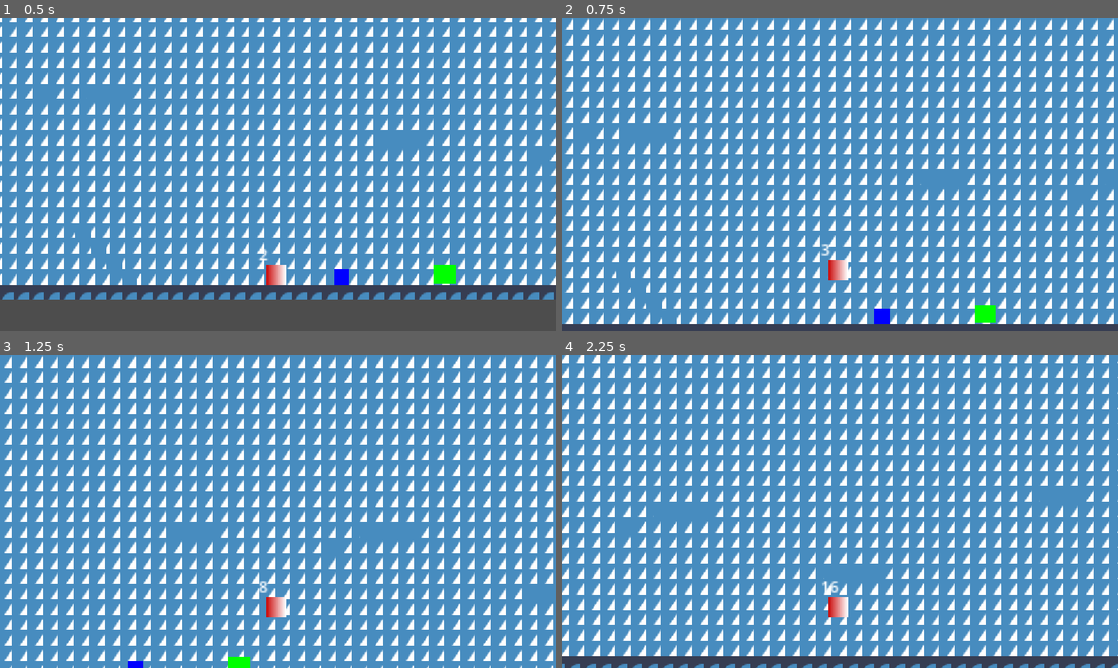
Above: before the commit, frames 1-4 (two rows, left to right).
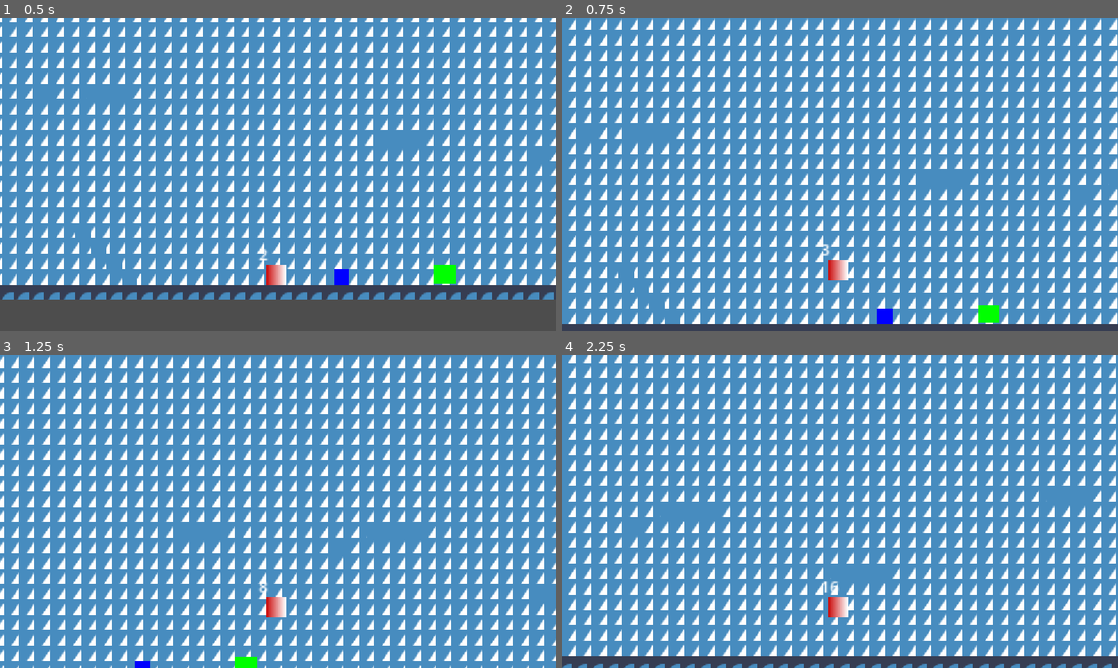
Above: after the commit, the same moments.

Repository: orfnyc/ProjectQuack2627GroupB
Game: Godot game, scene res://Gyms/Tudor/assets/scenes/main.tscn
Two runs of this game, one before a commit and one after it. Both use one fixed random seed, a clock stepped at 60 frames per second and the inputs below. The project has no main scene, so this scene is started directly. The engine's default icon, where the game draws it, is replaced by a stand-in: a white triangle on a blue panel in a dark square.
Inputs:
- Up to frame 1 (0.5 s): no input
- Up to frame 2 (0.75 s): hold Right (ui_right) from 0.53 s (still down); tap Space (ui_select) at 0.6 s
- Up to frame 3 (1.25 s): keep holding Right (ui_right); tap Space (ui_select) at 0.77, 1.07 s
- Up to frame 4 (2.25 s): tap Space (ui_select) at 1.35, 1.52, 1.82, 2.1 s; release Right (ui_right) at 2.03 s; hold Left (ui_left) from 2.03 s (still down)

Frame 1 is identical in both runs. In frame 2, 29% of the frame differs, in the area x 0-100%, y 0-98%; in frame 3, 42%; in frame 4, 43%, in the area x 0-100%, y 0-100%.

Commit message:
Got walljumping kind of working

Diff:
--- a/Gyms/Tudor/assets/scenes/player.gd
+++ b/Gyms/Tudor/assets/scenes/player.gd
@@ -12,15 +12,12 @@
 var FLOOR_DECCELERATIVE_CONSTANT = 0.1
 
 @onready var mult_label = $Label
-@onready var right_raycast: RayCast2D = $RightRayCast # Gets the RightRayCast node as a variable
-@onready var left_raycast: RayCast2D = $LeftRayCast # Same w/ LeftRayCast
-
-func touching_wall() -> bool:
-	return (right_raycast.is_colliding() or left_raycast.is_colliding()) # checks if any raycast is touching a wall
 
 func _physics_process(delta: float) -> void:
 
-	if touching_wall() and velocity.y > 0: # if a raycast is touching a wall &
+
+	ACCELERATION = abs(ACCELERATION)
+	if is_on_wall() and velocity.y > 0: # if a raycast is touching a wall &
 		CURRENT_GRAVITY *= 0.1
 	else:
 		CURRENT_GRAVITY = GRAVITY
@@ -33,33 +30,38 @@
 	if is_on_floor():
 		mult = int(mult)
 	# Handle jump.
-	if Input.is_action_just_pressed("ui_select") and (is_on_floor() or touching_wall()):
-		velocity.y = JUMP_VELOCITY
-		if touching_wall():
-			#ACCELERATION = min(1.5, ACCELERATION + ACCELERATIVE_CONSTANT)
-			if right_raycast.is_colliding():
-				velocity.x = -1 * SPEED * ACCELERATION * 10
-			if left_raycast.is_colliding():
-				velocity.x = 1 * SPEED * ACCELERATION * 10
-			print(velocity.x)
-
 	# Get the input direction and handle the movement/deceleration.
 	# As good practice, you should replace UI actions with custom gameplay actions.
 	var direction := Input.get_axis("ui_left", "ui_right")
 	if direction == 0:
 		if is_on_floor():
-			ACCELERATION -= max(0, ACCELERATION - FLOOR_DECCELERATIVE_CONSTANT)
+			ACCELERATION = max(0, ACCELERATION - FLOOR_DECCELERATIVE_CONSTANT)
 		else:
-			ACCELERATION -= max(0, ACCELERATION - ACCELERATIVE_CONSTANT)
+			ACCELERATION = max(0, ACCELERATION - ACCELERATIVE_CONSTANT)
+	elif not is_on_wall():
+		ACCELERATION = min(1.5, ACCELERATION + ACCELERATIVE_CONSTANT)
+	elif is_on_wall():
+		ACCELERATION = min(0.2, ACCELERATION + ACCELERATIVE_CONSTANT)
 
-	else:
-		ACCELERATION = min(1.5, ACCELERATION + ACCELERATIVE_CONSTANT)
+	if Input.is_action_just_pressed("ui_select") and (is_on_floor() or is_on_wall()):
+		velocity.y = JUMP_VELOCITY
+		if is_on_wall() and not is_on_floor():
+			ACCELERATION = 0.75
+			var wall_jump_direction = get_wall_normal().x
+
+			#velocity.x += SPEED * wall_jump_direction * 4
+			velocity.x = move_toward(0, wall_jump_direction * SPEED * ACCELERATION * 6, SPEED * ACCELERATION * 6)
+			print(velocity.x, " and ", is_on_wall())
+
+
 	if direction:
-		if (direction == -1 and not left_raycast.is_colliding()) or (direction == 1 and not right_raycast.is_colliding()):
+		if(is_on_wall() and direction != get_wall_normal().x):
+			print("moving towards wall")
+		if ((is_on_wall() and direction == get_wall_normal().x) or not is_on_wall()):
 			#velocity.x = direction * SPEED * ACCELERATION
-			print(velocity.x)
+			print("not moving towards wall")
 			velocity.x = move_toward(velocity.x, direction * SPEED * ACCELERATION, SPEED * ACCELERATION)
-	else:
+	elif not is_on_wall():
 		velocity.x = move_toward(velocity.x, 0, SPEED * ACCELERATION)
 
 	mult_label.text = str(int(mult))
--- a/Gyms/Tudor/assets/scenes/player.tscn
+++ b/Gyms/Tudor/assets/scenes/player.tscn
@@ -29,9 +29,3 @@
 offset_top = -33.0
 offset_right = 22.0
 offset_bottom = -10.0
-
-[node name="RightRayCast" type="RayCast2D" parent="." unique_id=2139155663]
-target_position = Vector2(16.1, 0)
-
-[node name="LeftRayCast" type="RayCast2D" parent="." unique_id=1617569209]
-target_position = Vector2(-16.1, 0)
